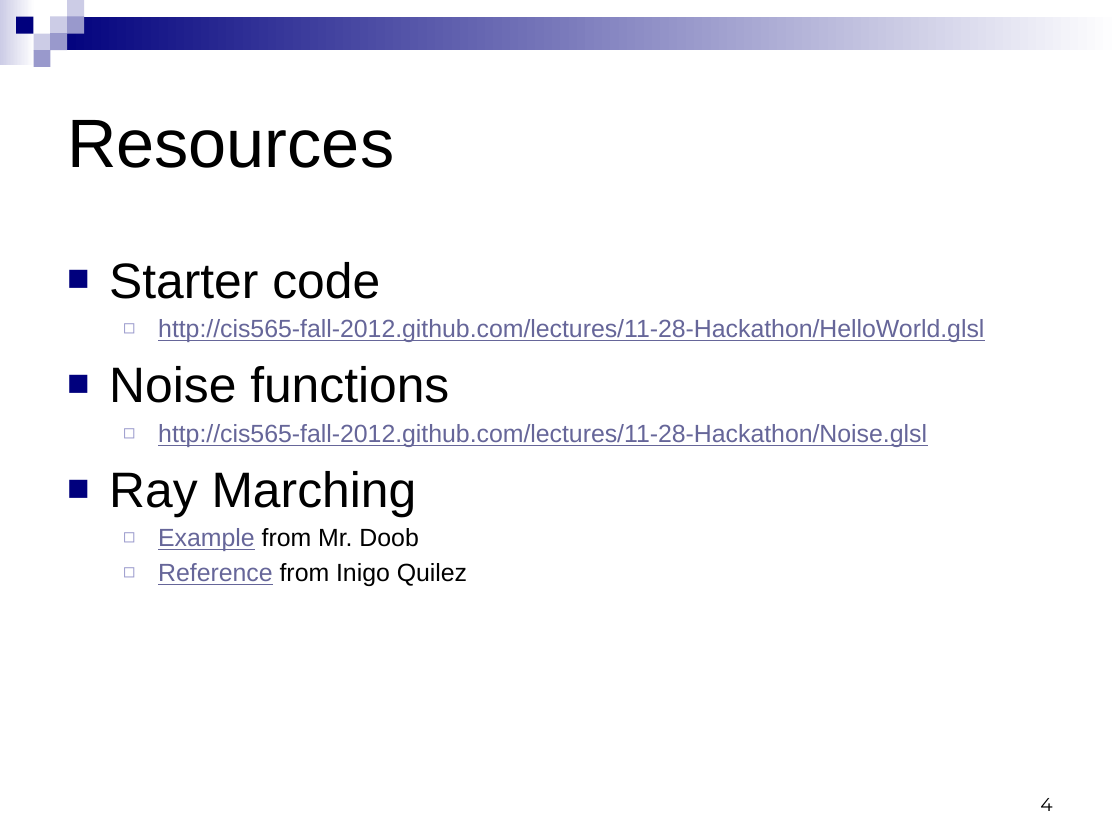
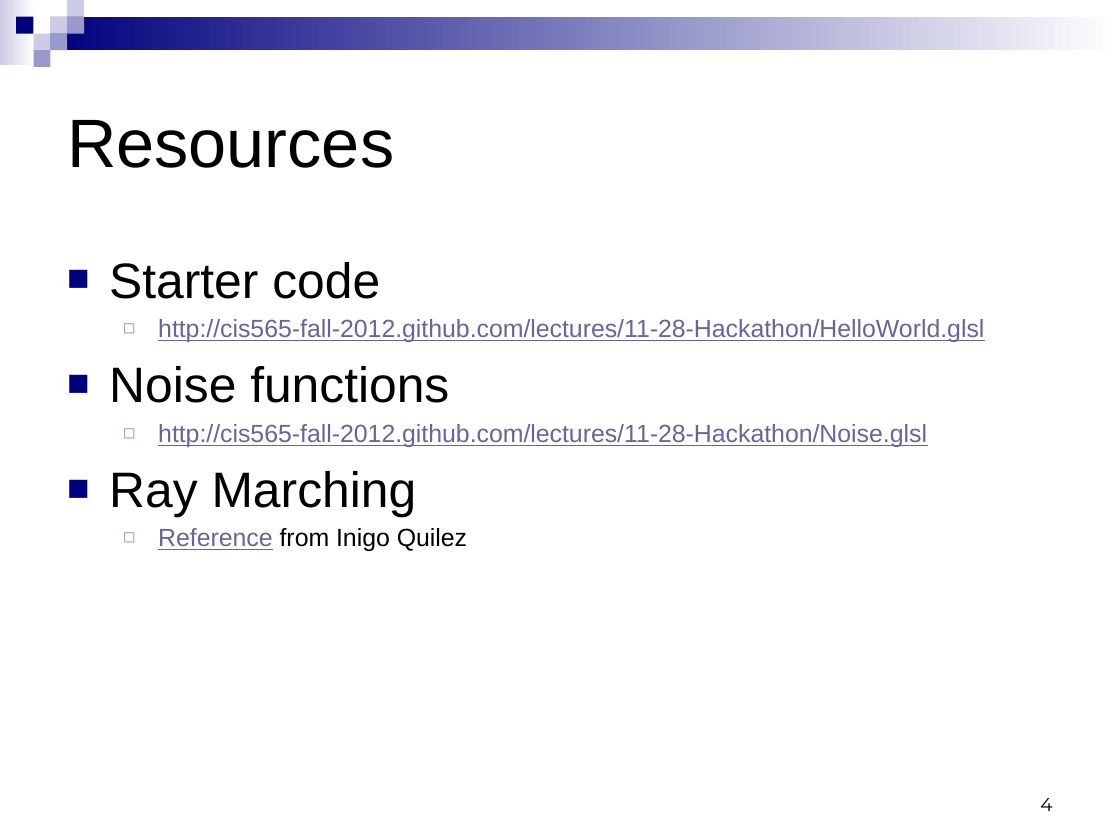
Before and after one commit to CIS565-Fall-2012/cis565-fall-2012.github.com, a slide deck: slide 4 of lectures/11-28-Hackathon.pptx. Drawn at 1120x840 pixels with LibreOffice and Linux fonts; fonts in the diff are those of the drawing. Boxes give left, top, right and bottom in pixels: in the first picture for what was removed or moved away, otherwise in the second. Text is boxed around its words. In the diff, an @@ line names an element or a change of style, - is before the commit and + after.

Commit message:
Updated slides

```diff
--- a/lectures/11-28-Hackathon.pptx
+++ b/lectures/11-28-Hackathon.pptx
@@ text at (158,528,418,551): paragraph removed @@
-  ◻ Example from Mr. Doob
```
Also in this commit, not shown: 1 other file.
